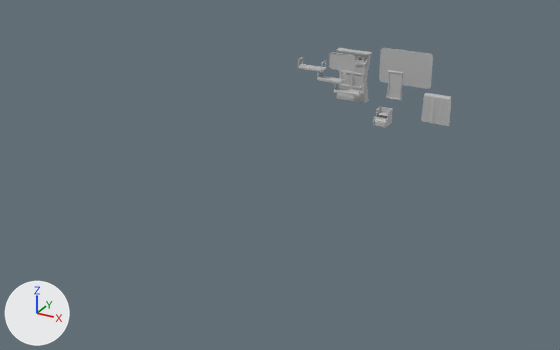
Renders of the FBX model Assets/04_Models/Chambre_Fille/Armoire_Miroir_Cadre_Nuit_Etagere.fbx from each side of a commit.
Both versions are drawn from a 50 mm camera at (9.41, -22.51, 9.06) aimed at (-1.16, -3.3, -0.55). The lights are fixed; the arrows at lower left show +X, +Y and +Z. Where no turn or scale is listed for an object, it has been applied to the vertices.

Objects in the first picture: 'Armoire_Base', 'Cadre1', 'Cadre_Mots', 'Drap_Etagere', 'Etagere_1', 'Etagere_2', 'Etagere_3', 'Miroir', 'Porte_Droite', 'Porte_Gauche', 'Table_De_Nuit', 'Tiroir_Nuit'.
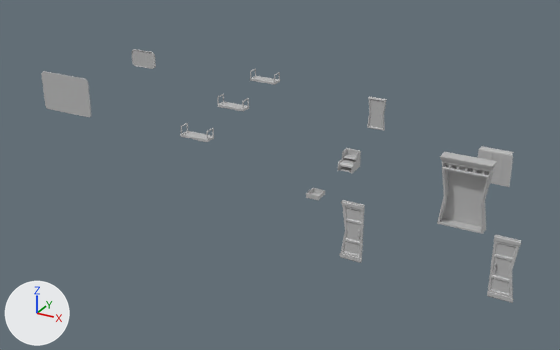
What differs and where, as boxes [x1, y1, x2, y2] in the pictures (560 x 350 px):
'Armoire_Base', moved
    before: [336, 48, 372, 103]
    after: [437, 152, 497, 234]
'Cadre_Mots', moved
    before: [379, 48, 433, 89]
    after: [41, 71, 91, 117]
'Porte_Droite', moved
    before: [350, 62, 366, 102]
    after: [487, 235, 522, 303]
'Drap_Etagere', moved
    before: [421, 93, 452, 126]
    after: [478, 146, 513, 187]
'Porte_Gauche', moved
    before: [337, 70, 352, 99]
    after: [339, 200, 365, 263]
'Miroir', moved
    before: [386, 70, 404, 101]
    after: [367, 97, 387, 131]
'Cadre1', moved
    before: [329, 52, 356, 72]
    after: [132, 49, 156, 69]
'Table_De_Nuit', moved
    before: [373, 107, 393, 128]
    after: [338, 148, 361, 174]
'Etagere_3', moved
    before: [334, 83, 364, 96]
    after: [180, 123, 214, 142]
'Etagere_2', moved
    before: [317, 71, 346, 84]
    after: [217, 94, 249, 111]
'Etagere_1', moved
    before: [298, 57, 327, 72]
    after: [250, 69, 280, 85]
'Tiroir_Nuit', moved
    before: [374, 121, 385, 127]
    after: [306, 188, 325, 200]

The change, as a diff of the scene's bpy script:
```diff
--- a/Assets/04_Models/Chambre_Fille/Armoire_Miroir_Cadre_Nuit_Etagere.fbx.py
+++ b/Assets/04_Models/Chambre_Fille/Armoire_Miroir_Cadre_Nuit_Etagere.fbx.py
@@ ob_cadre1 @@
 ob_cadre1 = bpy.data.objects.new('Cadre1', me_mesh_001)
-ob_cadre1.location = (-1.58, 2.06, 0.0)
+ob_cadre1.location = (-8.0, -1.0, 0.0)
@@ ob_cadre_mots @@
 ob_cadre_mots = bpy.data.objects.new('Cadre_Mots', me_mesh)
-ob_cadre_mots.location = (0.42, 3.06, 0.0)
+ob_cadre_mots.location = (-8.0, -5.0, 0.0)
@@ ob_etagere_2 @@
 ob_etagere_2 = bpy.data.objects.new('Etagere_2', me_mesh_007)
-ob_etagere_2.location = (-1.53, 1.07, 0.0)
+ob_etagere_2.location = (-3.0, -3.0, 0.0)
@@ ob_porte_gauche @@
 ob_porte_gauche = bpy.data.objects.new('Porte_Gauche', me_mesh_004)
-ob_porte_gauche.location = (-2.13, 2.9, 0.0)
+ob_porte_gauche.location = (3.0, -8.0, 0.0)
@@ ob_table_de_nuit @@
 ob_table_de_nuit = bpy.data.objects.new('Table_De_Nuit', me_mesh_010)
-ob_table_de_nuit.location = (0.42, 1.06, 0.0)
+ob_table_de_nuit.location = (1.0, -3.0, 0.0)
@@ ob_tiroir_nuit @@
 ob_tiroir_nuit = bpy.data.objects.new('Tiroir_Nuit', me_mesh_009)
-ob_tiroir_nuit.location = (0.6, 1.23, 0.02)
+ob_tiroir_nuit.location = (1.19, -5.0, 0.02)
@@ ob_etagere_1 @@
 ob_etagere_1 = bpy.data.objects.new('Etagere_1', me_mesh_006)
-ob_etagere_1.location = (-2.29, 1.07, 0.0)
+ob_etagere_1.location = (-3.0, -1.0, 0.0)
@@ ob_miroir @@
 ob_miroir = bpy.data.objects.new('Miroir', me_mesh_002)
-ob_miroir.location = (0.42, 2.06, 0.0)
+ob_miroir.location = (1.0, -1.0, 0.0)
@@ ob_drap_etagere @@
 ob_drap_etagere = bpy.data.objects.new('Drap_Etagere', me_mesh_011)
-ob_drap_etagere.location = (2.0, 2.0, 0.0)
+ob_drap_etagere.location = (5.0, -2.0, 0.0)
@@ ob_armoire_base @@
 ob_armoire_base = bpy.data.objects.new('Armoire_Base', me_mesh_003)
-ob_armoire_base.location = (-1.58, 3.02, 0.0)
+ob_armoire_base.location = (5.0, -5.04, 0.0)
@@ ob_porte_droite @@
 ob_porte_droite = bpy.data.objects.new('Porte_Droite', me_mesh_005)
-ob_porte_droite.location = (-1.04, 2.9, 0.0)
+ob_porte_droite.location = (7.0, -8.0, 0.0)
@@ ob_etagere_3 @@
 ob_etagere_3 = bpy.data.objects.new('Etagere_3', me_mesh_008)
-ob_etagere_3.location = (-0.87, 1.06, 0.0)
+ob_etagere_3.location = (-3.0, -5.0, 0.0)
```
